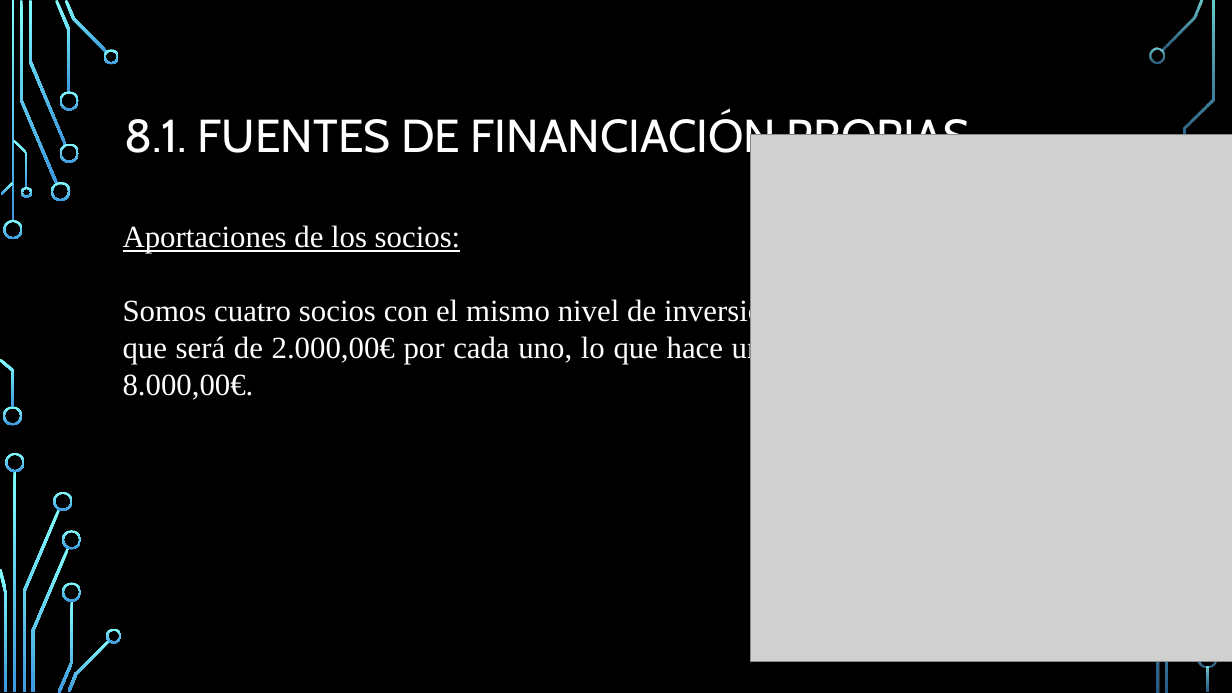
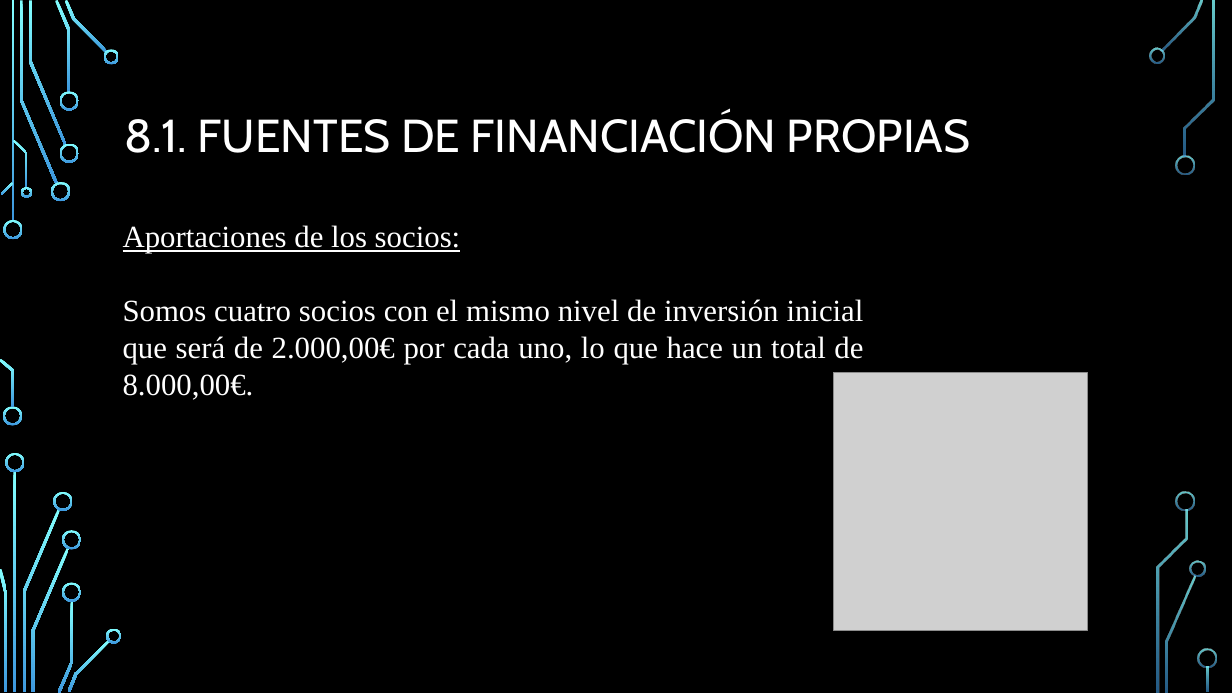
Before and after one commit to alvarocbcp/PlanEmpresa, a slide deck: slide 18 of VIRTUAL WALLET.pptx. Drawn at 1232x693 pixels with LibreOffice and Linux fonts; fonts in the diff are those of the drawing; grey boxes stand for pictures; background and template pictures are left out. Boxes give left, top, right and bottom in pixels: in the first picture for what was removed or moved away, otherwise in the second. Text is boxed around its words. In the diff, an @@ line names an element or a change of style, - is before the commit and + after.

```diff
--- a/VIRTUAL WALLET.pptx
+++ b/VIRTUAL WALLET.pptx
@@ freeform shape added at <box>1176,155,1195,175</box>, fill gradient #82FFFF to #3D97DE @@
@@ picture: place and size @@
-picture at <box>750,135,1232,662</box>
+picture at <box>834,372,1088,630</box>
@@ freeform shape added at <box>1177,492,1196,511</box>, fill gradient #82FFFF to #3D97DE @@
@@ freeform shape added at <box>1190,561,1206,577</box>, fill gradient #82FFFF to #3D97DE @@
```
Also in this commit, not shown: 2 other files.
